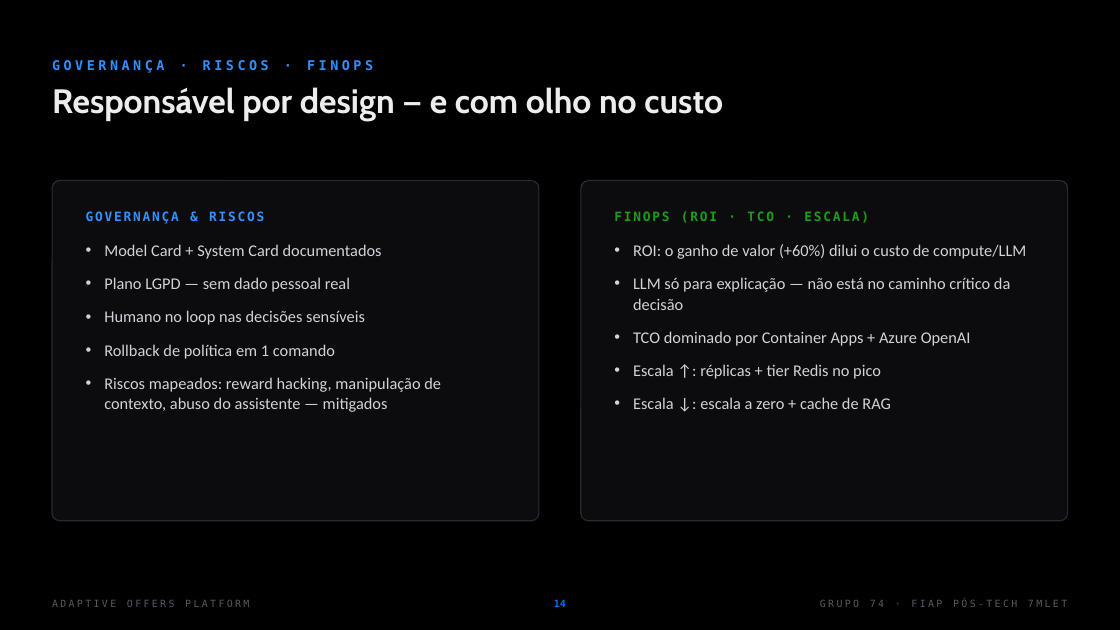
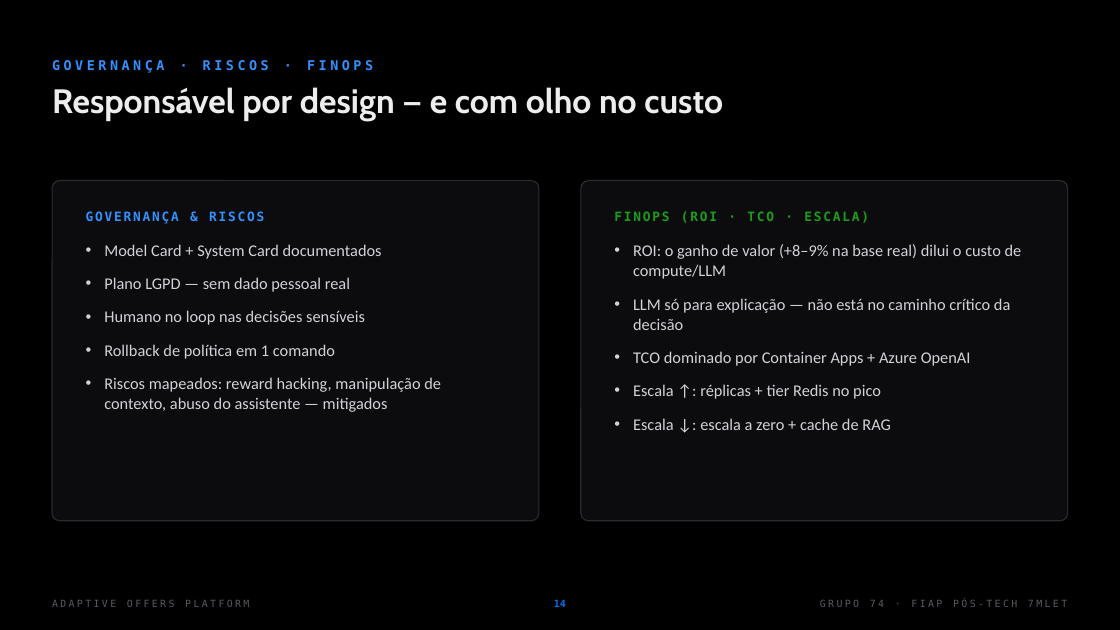
Before and after one commit to dionebraga/datathon-7mlet-grupo-74, a slide deck: slide 14 of docs/Adaptive-Offers-Pitch-Grupo74.pptx. Drawn at 1120x630 pixels with LibreOffice and Linux fonts; fonts in the diff are those of the drawing. Boxes give left, top, right and bottom in pixels: in the first picture for what was removed or moved away, otherwise in the second. Text is boxed around its words. In the diff, an @@ line names an element or a change of style, - is before the commit and + after.

```diff
--- a/docs/Adaptive-Offers-Pitch-Grupo74.pptx
+++ b/docs/Adaptive-Offers-Pitch-Grupo74.pptx
@@ text at (x1=633, y1=244, x2=1022, y2=279): text changed @@
-• ROI: o ganho de valor (+60%) dilui o custo de compute/LLM
+• ROI: o ganho de valor (+8–9% na base real) dilui o custo de compute/LLM
```
Also in this commit, not shown: 4 other slides changed, 2 slides added, 9 other files.
